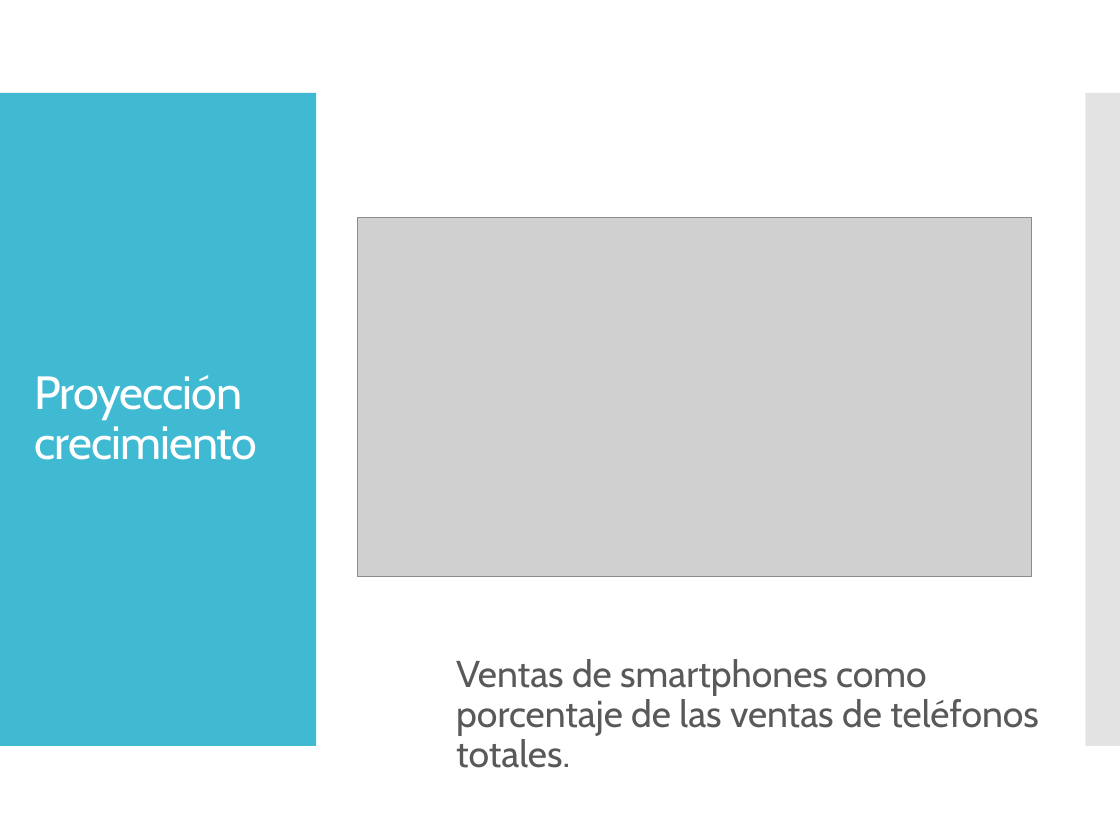
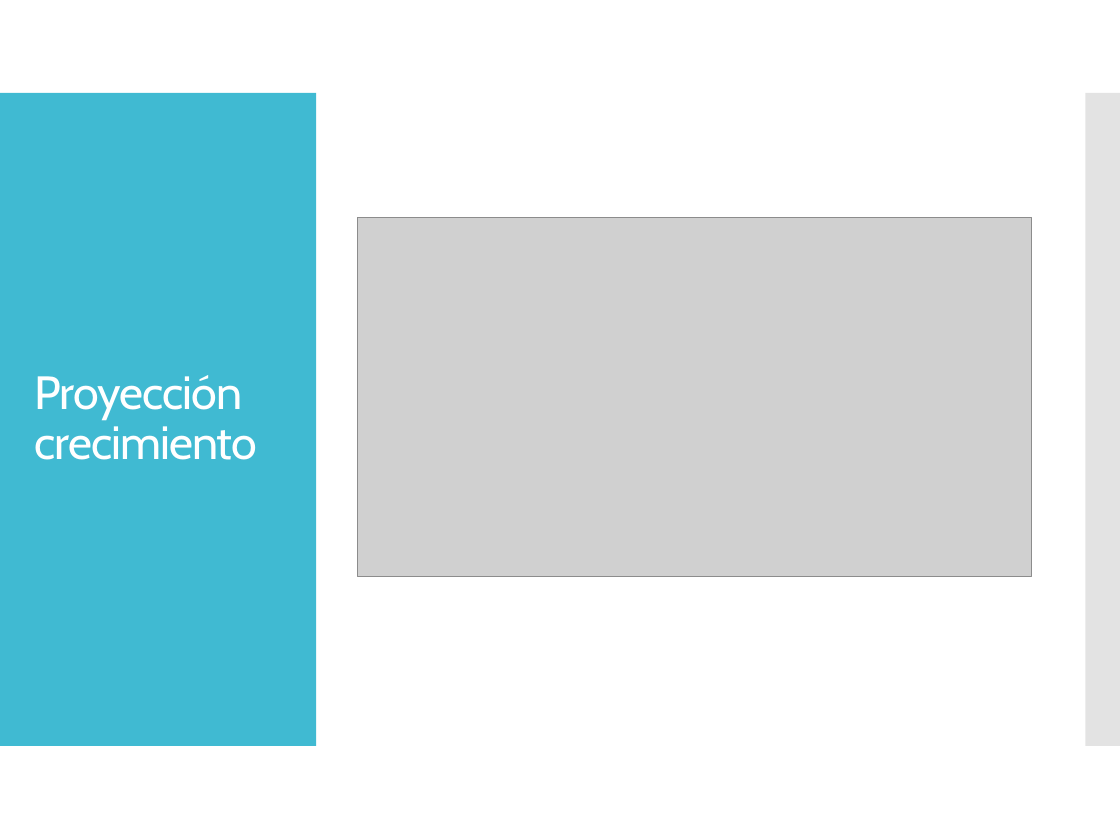
Before and after one commit to dschenkelman/taller-proyectos, a slide deck: slide 10 of Assets/Presentación negocio.pptx (slide 6 before the commit). Drawn at 1120x840 pixels with LibreOffice and Linux fonts; fonts in the diff are those of the drawing; grey boxes stand for pictures. Boxes give left, top, right and bottom in pixels: in the first picture for what was removed or moved away, otherwise in the second. Text is boxed around its words. In the diff, an @@ line names an element or a change of style, - is before the commit and + after.

```diff
--- a/Assets/Presentación negocio.pptx
+++ b/Assets/Presentación negocio.pptx
@@ text removed at (x1=456, y1=659, x2=1039, y2=768) @@
-  Ventas de smartphones como porcentaje de las ventas de teléfonos totales.
```
Also in this commit, not shown: 10 other slides changed, 5 slides added, 2 slides removed.
